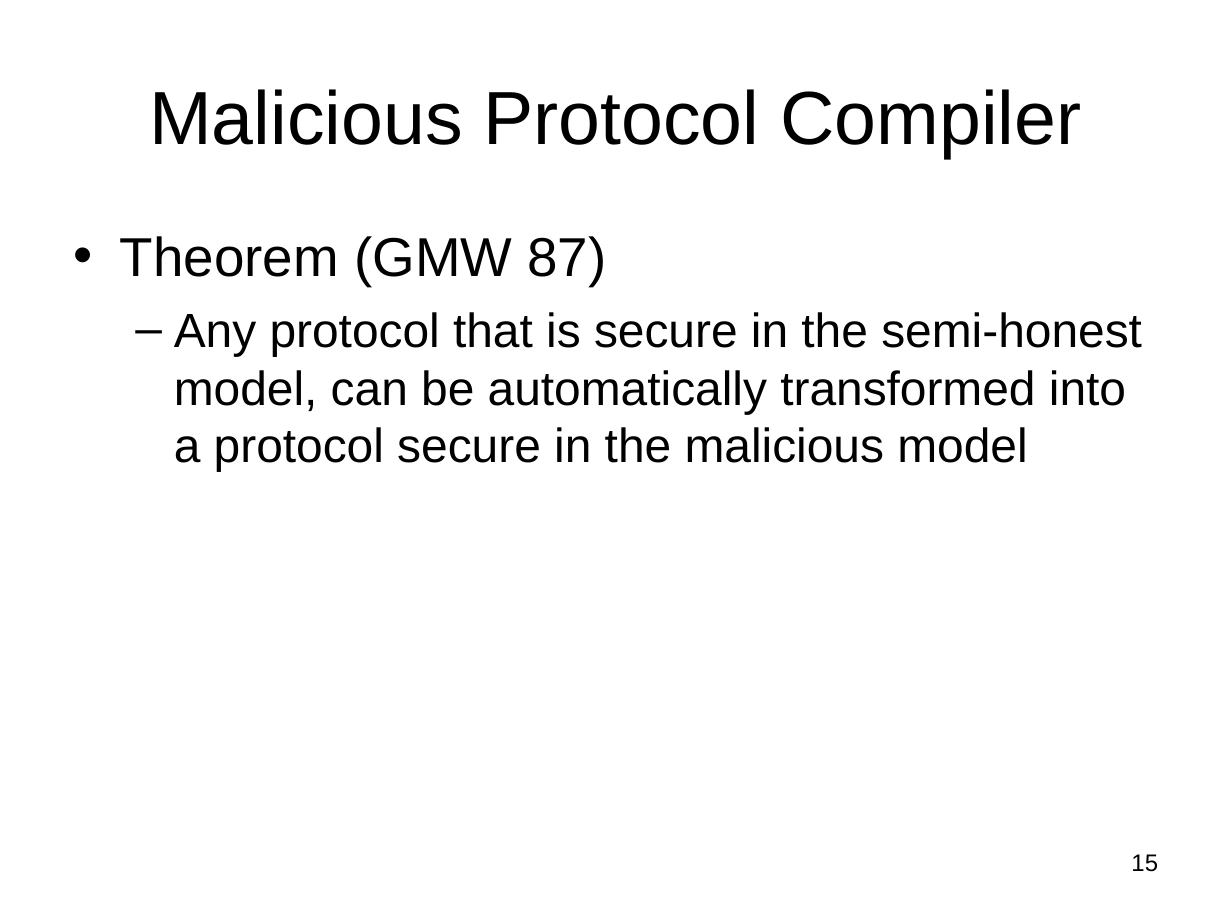
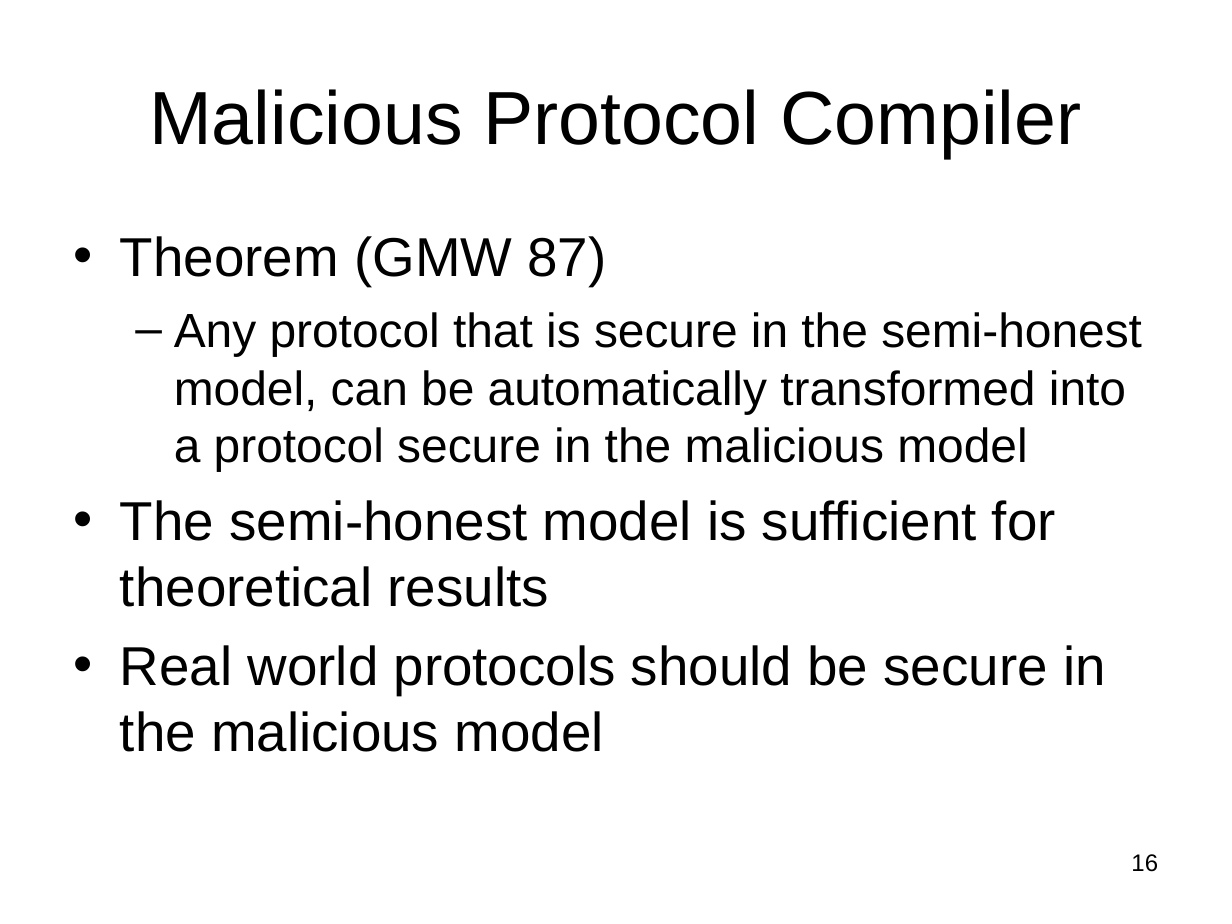
Before and after one commit to lpkruger/sfe-tools, a slide deck: slide 16 of prelim/Prelim-talk.ppt (slide 15 before the commit). Drawn at 1232x924 pixels with LibreOffice and Linux fonts; fonts in the diff are those of the drawing. Boxes give left, top, right and bottom in pixels: in the first picture for what was removed or moved away, otherwise in the second. Text is boxed around its words. In the diff, an @@ line names an element or a change of style, - is before the commit and + after.

```diff
--- a/prelim/Prelim-talk.ppt
+++ b/prelim/Prelim-talk.ppt
@@ text at box(120, 500, 1106, 752): paragraphs added @@
+• The semi-honest model is sufficient for theoretical results
+• Real world protocols should be secure in the malicious model
@@ page number at box(1131, 854, 1158, 872): text changed @@
-15
+16
```
Also in this commit, not shown: 19 other slides changed, 7 slides added, 1 slide removed, 1 other file.
